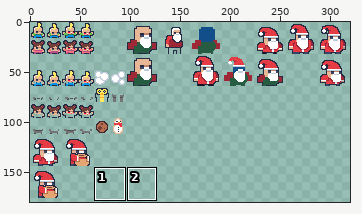
Pixel-art file, stored at Aseprite/wip.aseprite. The first picture is a wide view before the edit; the outline marks the close-up.
Close-up. The starting point:
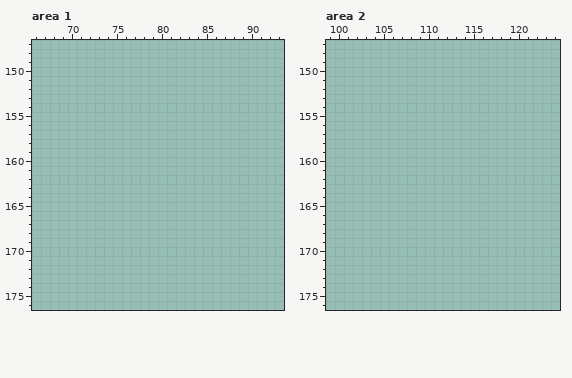
800x800 pixels, 1 frame. Shown: area 1: x 66..93, y 147..176; area 2: x 99..124, y 147..176. The wide view leaves out empty margins. The commit also changed other parts of the picture, which this record leaves out.
Visible layers, top first: "Layer 3", "Layer 2", "Layer 1".
Palette (. is transparent): 
New version:
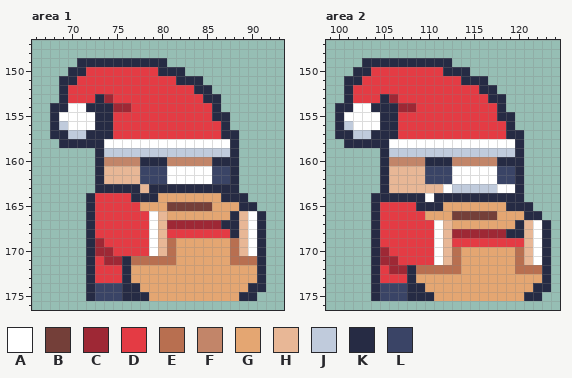
Colours new in this view: A #ffffff  B #743f39  C #9e2835  D #e43b44  E #b86f50  F #c28569  G #e4a672  H #e8b796  J #c0cbdc  K #262b44  L #3a4466
From old to new:
Changed rows in their new state; - is an unchanged pixel.
Area 1, layer "Layer 1":
first column x 68:
149 ---KKKKKKKKKK-----------
150 --KKDDDDDDDDKKK---------
151 -KKDDDDDDDDDDDKKK-------
152 -KDDDDDDDDDDDDDDKK------
153 -KDDDKCDDDDDDDDDDKK-----
154 KKAAKKKCCDDDDDDDDDK-----
155 KAAAAKKDDDDDDDDDDDKK----
156 KJAAAKKDDDDDDDDDDDDK----
157 KKJJKKKDDDDDDDDDDDDKK---
158 -KKKKKAAAAAAAAAAAAAAK---
159 -----KJJJJJJJJJJJJJJK---
160 -----KFFFFKKKFFFFFKKK---
161 -----KHHHHLLLAAAAALLK---
162 -----KHHHHLLLAAAAALLK---
163 -----KKKKKHKKKKKKKKKK---
164 ----KDDDDKKKGGGGGGGKKK--
165 ----KDDDDDGGGBBBBBGGGKK-
166 ----KDDDDDDAHGGGGGGGKHAK
167 ----KDDDDDDAHCCCCCCKKHAK
168 ----KDDDDDDAHDDDDDDDKHAK
169 ----KCDDDDDAHEGGGGGGEHAK
170 ----KCCDDDDAHEGGGGGGEHAK
171 ----KDCCKEEEEEGGGGGGEEEK
172 ----KDDDKGGGGGGGGGGGGGGK
173 ----KDDDKGGGGGGGGGGGGGGK
174 ----KLLLKKGGGGGGGGGGGGKK
175 ----KLLLKKKGGGGGGGGGGKK-
Area 2, layer "Layer 1":
first column x 100:
149 ---KKKKKKKKKK-----------
150 --KKDDDDDDDDKKK---------
151 -KKDDDDDDDDDDDKKK-------
152 -KDDDDDDDDDDDDDDKK------
153 -KDDDKCDDDDDDDDDDKK-----
154 KKAAKKKCCDDDDDDDDDK-----
155 KAAAAKKDDDDDDDDDDDKK----
156 KJAAAKKDDDDDDDDDDDDK----
157 KKJJKKKDDDDDDDDDDDDKK---
158 -KKKKKAAAAAAAAAAAAAAK---
159 -----KJJJJJJJJJJJJJJK---
160 -----KFFFFKKKFFFFFKKK---
161 -----KHHHHLLLAAAAALLK---
162 -----KHHHHLLLAAAAALLK---
163 -----KHHHHHHAJJJJJAAK---
164 ----KKKKKKAKKKKKKKKKK---
165 ----KDDDDKKKGGGGGGGKKK--
166 ----KDDDDDGGGBBBBBGGGKK-
167 ----KDDDDDDAHGGGGGGGKHAK
168 ----KDDDDDDAHCCCCCCKKHAK
169 ----KDDDDDDAHDDDDDDDDHAK
170 ----KCDDDDDAHEGGGGGGEHAK
171 ----KCCDDDDAHEGGGGGGEHAK
172 ----KDCCKEEEEEGGGGGGEEEK
173 ----KDDDKGGGGGGGGGGGGGGK
174 ----KLLLKKGGGGGGGGGGGGKK
175 ----KLLLKKKGGGGGGGGGGKK-
Boxes around the changes in both close-ups, in picture pixels (x1, y1, x2, y2):
added: (50, 58, 266, 301)
added: (335, 58, 551, 301)
